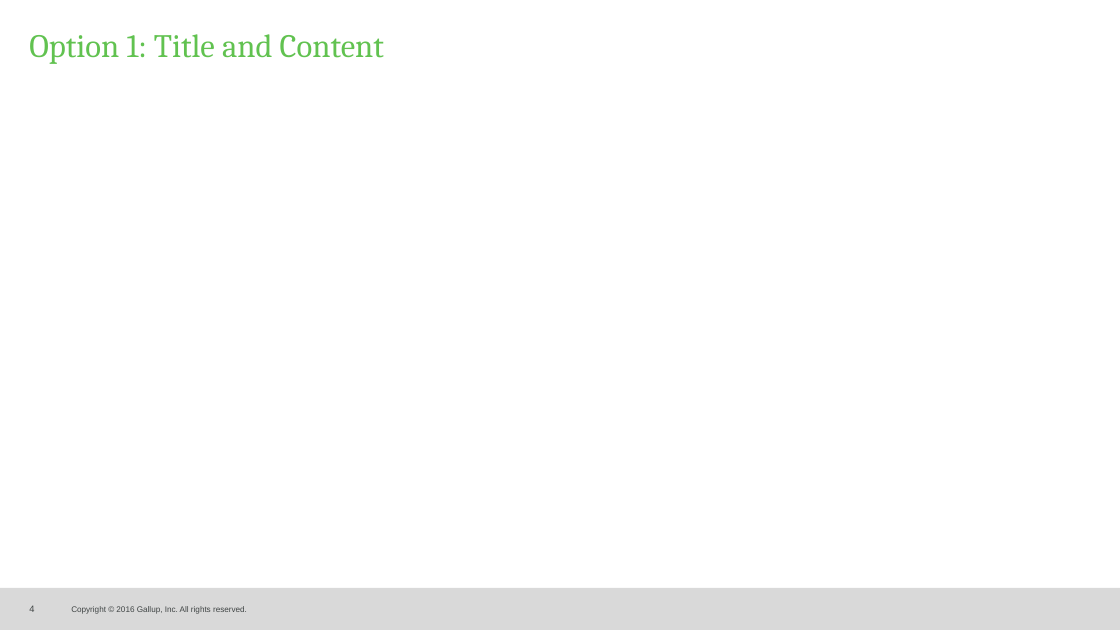
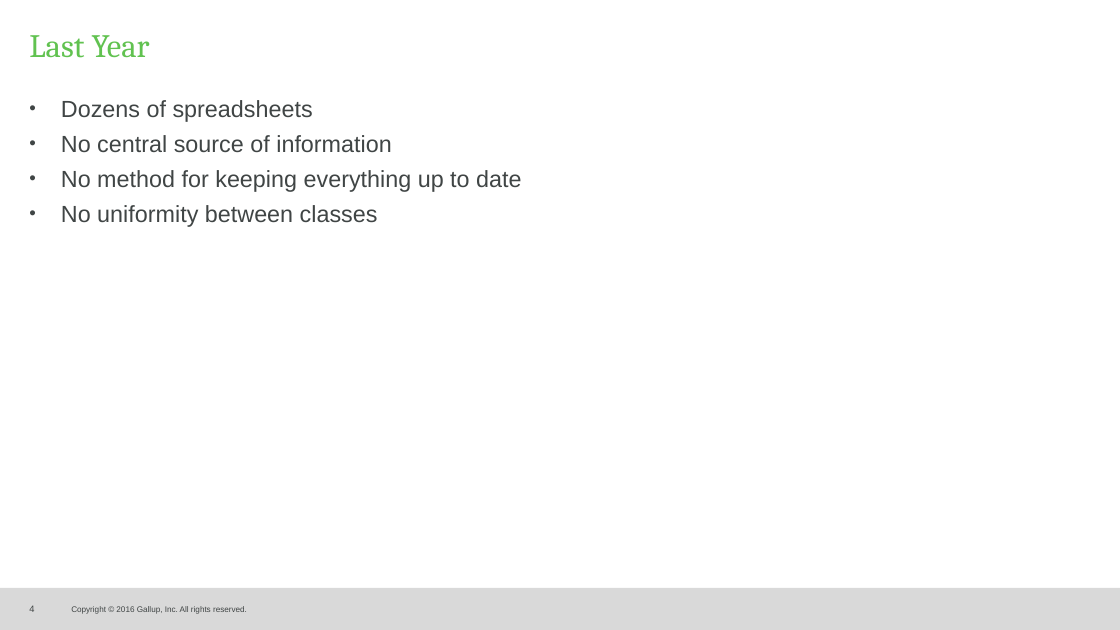
Before and after one commit to GETHIP/Managr, a slide deck: slide 4 of FinalPresentation.pptx. Drawn at 1120x630 pixels with LibreOffice and Linux fonts; fonts in the diff are those of the drawing; background and template pictures are left out. Boxes give left, top, right and bottom in pixels: in the first picture for what was removed or moved away, otherwise in the second. Text is boxed around its words. In the diff, an @@ line names an element or a change of style, - is before the commit and + after.

```diff
--- a/FinalPresentation.pptx
+++ b/FinalPresentation.pptx
@@ title at (x1=29, y1=35, x2=150, y2=58): text changed @@
-Option 1: Title and Content
+Last Year
@@ text added at (x1=61, y1=100, x2=521, y2=227), 20 pt, text #404545 @@
+• Dozens of spreadsheets
+• No central source of information
+• No method for keeping everything up to date
+• No uniformity between classes
```
Also in this commit, not shown: 1 other slide changed, 1 slide added.
